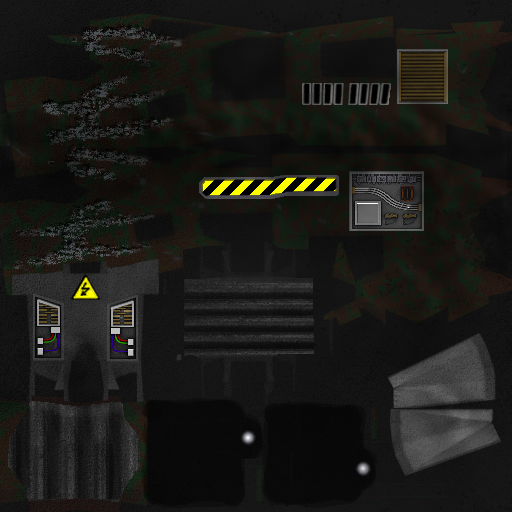
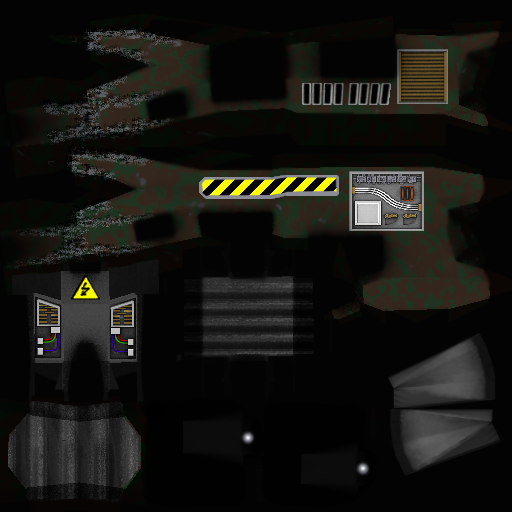
Two versions of the same layered image (512x512). Layer-by-layer changes:
renamed "New Layer#2" to "shades.png", blend color burn → soft light, moved it above "Hintergrund-Kopie", painted on it over [0, 0, 512, 512]
hid "metal.png" over [0, 0, 512, 512]
